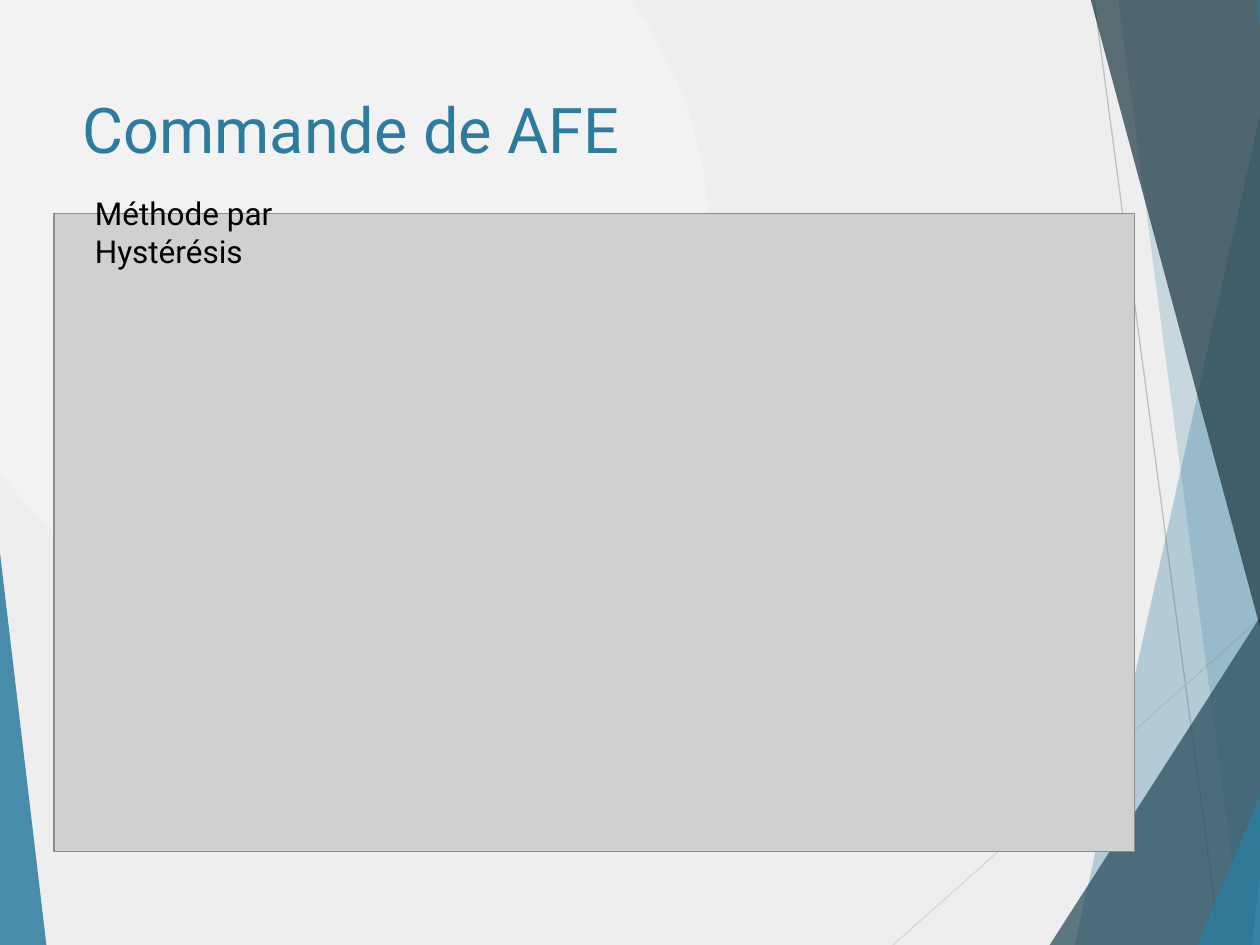
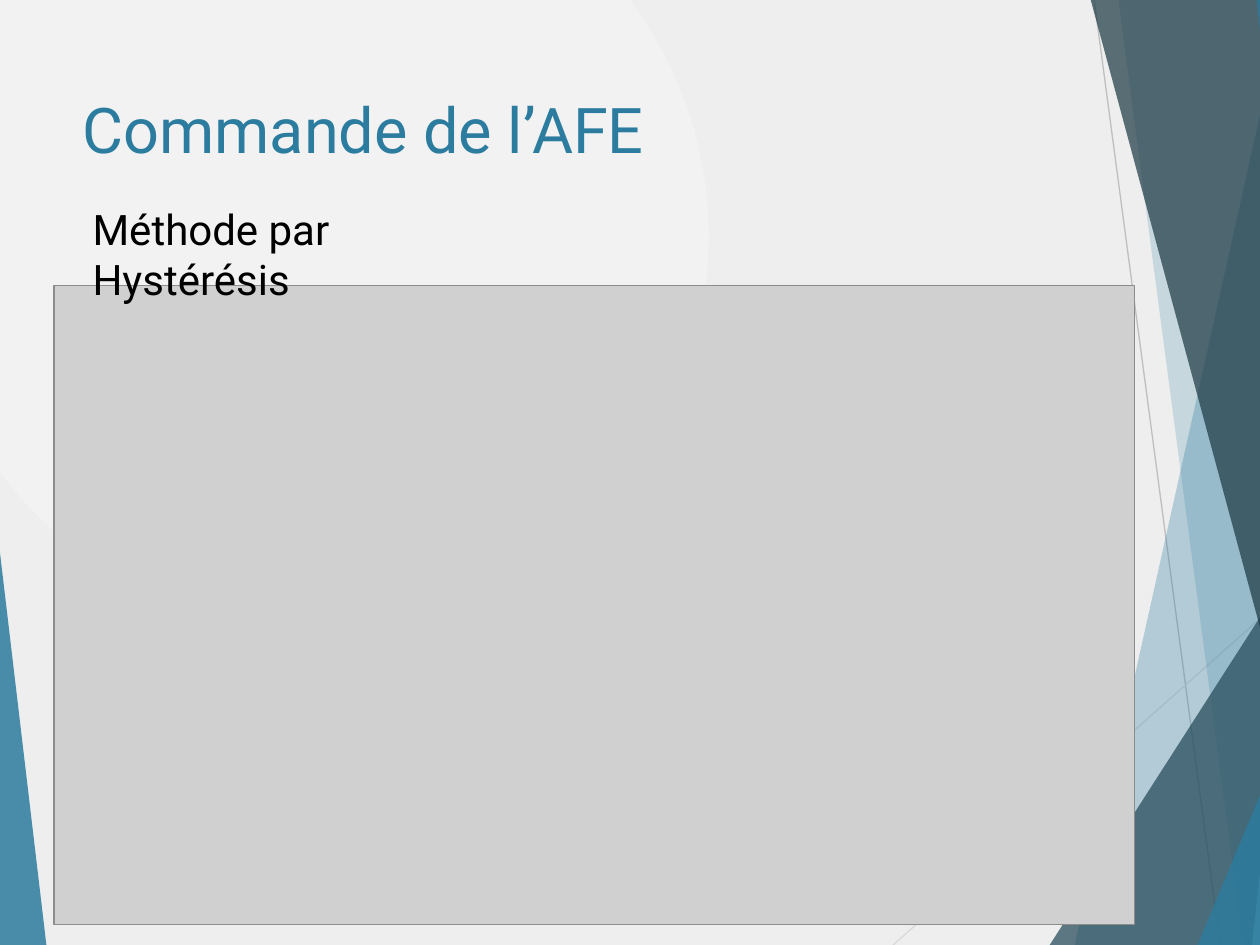
Before and after one commit to danthib76/DesignIV, a slide deck: slide 10 of Remise/Remise 2/Presentation_Remise_2.pptx (slide 7 before the commit). Drawn at 1260x945 pixels with LibreOffice and Linux fonts; fonts in the diff are those of the drawing; grey boxes stand for pictures. Boxes give left, top, right and bottom in pixels: in the first picture for what was removed or moved away, otherwise in the second. Text is boxed around its words. In the diff, an @@ line names an element or a change of style, - is before the commit and + after.

Commit message:
Ajout images simulation Psim

```diff
--- a/Remise/Remise 2/Presentation_Remise_2.pptx
+++ b/Remise/Remise 2/Presentation_Remise_2.pptx
@@ title at box(83, 105, 644, 154): text changed @@
-Commande de AFE
+Commande de l’AFE
@@ text "Méthode par Hystérésis": place and size @@
-text "Méthode par Hystérésis" at box(95, 201, 272, 270)
+text "Méthode par Hystérésis" at box(93, 213, 330, 304)
@@ text "Méthode par Hystérésis" at box(93, 213, 330, 304): size 18 to 24 pt @@
@@ picture: place and size @@
-picture at box(54, 213, 1135, 852)
+picture at box(54, 286, 1135, 925)
```
Also in this commit, not shown: 9 other slides changed, 16 slides added, 5 slides removed.
